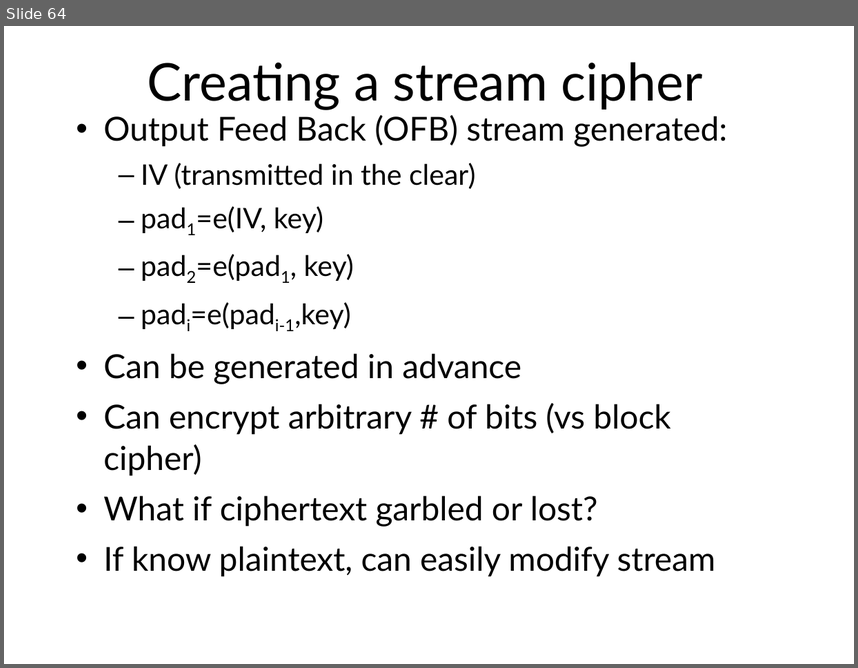
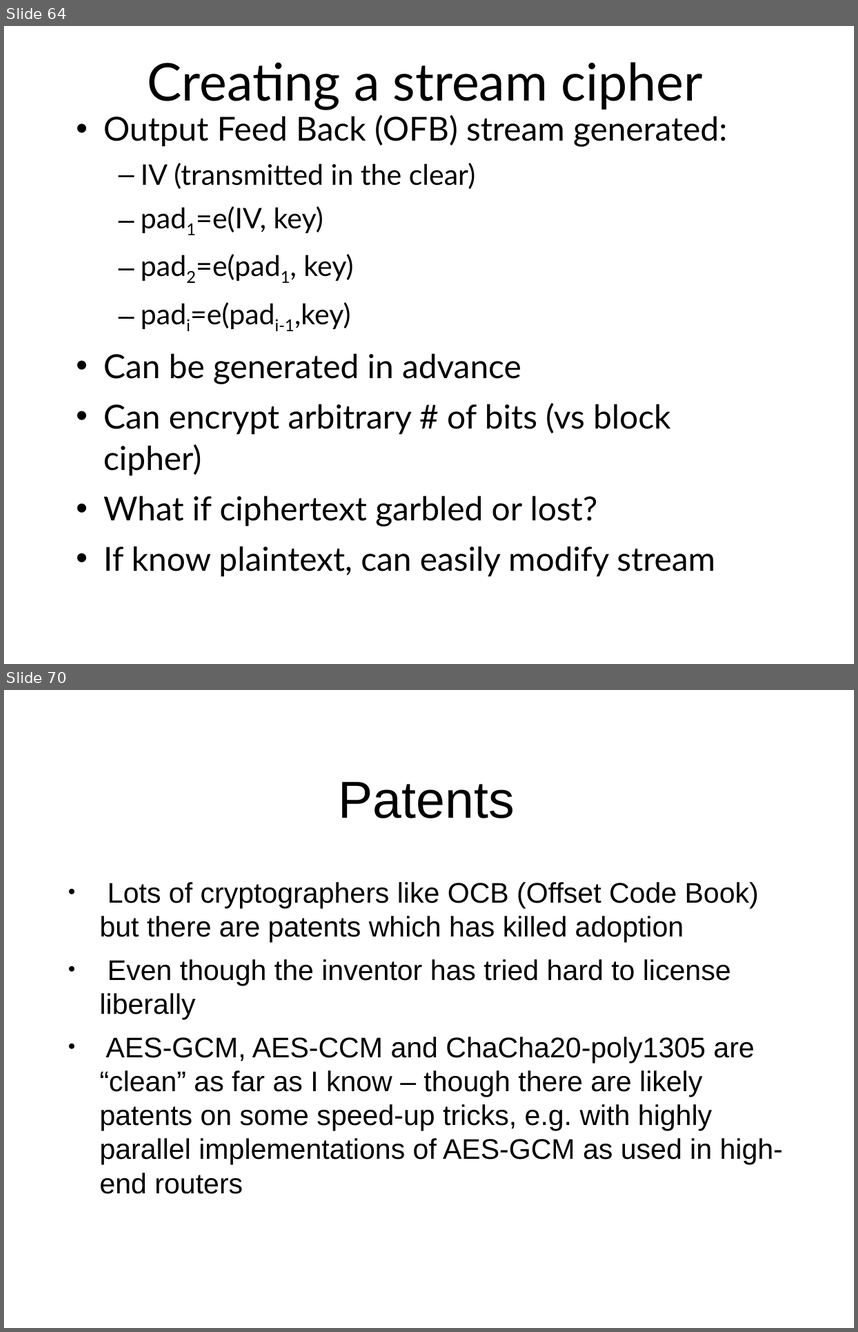
Before and after one commit to sftcd/cs7053, a slide deck: 2016lectures/03-crypto.ppt. Shown one above the other, each under a label of ours: slide 64 before the commit, slides 64 and 70 after it; the slides between them are not shown. The pictures are 858x668 and 858x1332 pixels, drawn with LibreOffice and Linux fonts; fonts in the diff are those of the drawing. Boxes give left, top, right and bottom in pixels: in the first picture for what was removed or moved away, otherwise in the second. Text is boxed around its words. In the diff, an @@ line names an element or a change of style, - is before the commit and + after.

```diff
--- a/2016lectures/03-crypto.ppt
+++ b/2016lectures/03-crypto.ppt
@@ slide 70 added at [4,690,854,1328], background #FFFFFF @@
@@ title added at [339,782,515,818], 44 pt, text #000000 @@
+Patents
@@ text added at [100,882,783,1194], 24 pt, text #000000 @@
+● Lots of cryptographers like OCB (Offset Code Book) but there are patents which has killed adoption
+● Even though the inventor has tried hard to license liberally
+● AES-GCM, AES-CCM and ChaCha20-poly1305 are “clean” as far as I know – though there are likely patents on some speed-up tricks, e.g. with highly parallel implementations of AES-GCM as used in high-end routers
```
Also in this commit, not shown: 58 slides changed, 9 other slides added, 4 other files.
